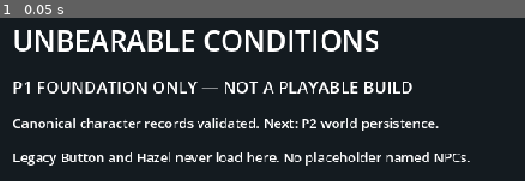
Above: before the commit, frame 1.
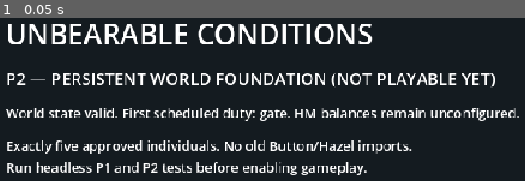
Above: after the commit, the same moment.

Repository: importedcadaver-dotcom/den-control
Game: Godot game, scene res://scenes/main.tscn
Same seed, same stepped clock (60 frames per second), same inputs: the game is played once before the commit and once after it.
Inputs:
- Up to frame 1 (0.05 s): no input

The runs differ from the first frame. In frame 1, 24% of the frame differs, in the area x 1-99%, y 3-97%.

Commit message:
P2: refresh foundation status screen, schema contract and verification report

Diff:
--- a/game/project.godot
+++ b/game/project.godot
@@ -1,7 +1,7 @@
 config_version=5
 
 [application]
-config/name="Unbearable Conditions — Foundation P1"
+config/name="Unbearable Conditions — Foundation P2"
 run/main_scene="res://scenes/main.tscn"
 config/features=PackedStringArray("4.7", "GL Compatibility")
 config/use_custom_user_dir=true
--- a/game/scripts/main.gd
+++ b/game/scripts/main.gd
@@ -1,30 +1,28 @@
 extends Control
-## P1 development shell. This is NOT the first playable milestone.
-const CanonLoader = preload("res://scripts/foundation/canon_loader.gd")
+## P2 world foundation status screen. Not a playable game or P3 home simulation.
+const WorldState = preload("res://scripts/world/world_state.gd")
 
 func _ready() -> void:
-    var records: Dictionary = CanonLoader.load_characters()
-    var problems: Array[String] = CanonLoader.validate_characters(records)
+    var world = WorldState.new()
+    var problems: Array[String] = WorldState.validate_state(world.snapshot())
     var panel := VBoxContainer.new()
-    panel.position = Vector2(64, 68)
-    panel.custom_minimum_size = Vector2(820, 380)
-    panel.add_theme_constant_override("separation", 18)
+    panel.position = Vector2(56, 60)
+    panel.custom_minimum_size = Vector2(850, 420)
+    panel.add_theme_constant_override("separation", 16)
     add_child(panel)
     var title := Label.new()
     title.text = "UNBEARABLE CONDITIONS"
     title.add_theme_font_size_override("font_size", 34)
     panel.add_child(title)
-    var message := Label.new()
-    message.text = "P1 FOUNDATION ONLY — NOT A PLAYABLE BUILD"
-    message.add_theme_font_size_override("font_size", 20)
-    panel.add_child(message)
-    var state := Label.new()
-    if problems.is_empty():
-        state.text = "Canonical character records validated. Next: P2 world persistence."
-    else:
-        state.text = "CANON VALIDATION FAILED: " + ", ".join(problems)
-    state.autowrap_mode = TextServer.AUTOWRAP_WORD_SMART
-    panel.add_child(state)
+    var subtitle := Label.new()
+    subtitle.text = "P2 — PERSISTENT WORLD FOUNDATION (NOT PLAYABLE YET)"
+    subtitle.add_theme_font_size_override("font_size", 20)
+    panel.add_child(subtitle)
+    var state_label := Label.new()
+    state_label.text = "World state valid. First scheduled duty: %s. HM balances remain unconfigured." % world.current_duty() if problems.is_empty() else "WORLD STATE ERROR: " + "; ".join(problems)
+    state_label.autowrap_mode = TextServer.AUTOWRAP_WORD_SMART
+    panel.add_child(state_label)
     var note := Label.new()
-    note.text = "Legacy Button and Hazel never load here. No placeholder named NPCs."
+    note.text = "Exactly five approved individuals. No old Button/Hazel imports.
+Run headless P1 and P2 tests before enabling gameplay."
     panel.add_child(note)
Not shown, changed: docs/P2_CHECKPOINT.md
Not shown, added: docs/P2_STATE_SCHEMA.md
Not shown, added: docs/P2_TEST_REPORT.md
